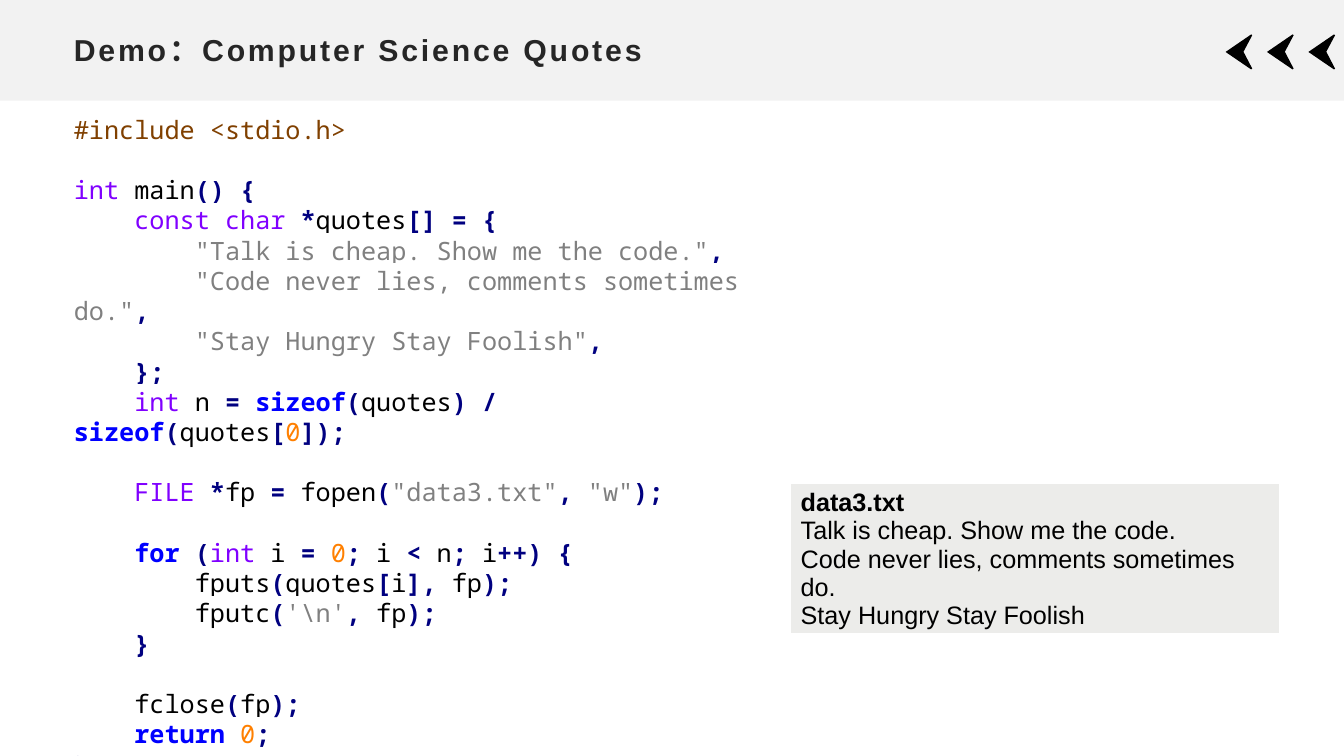
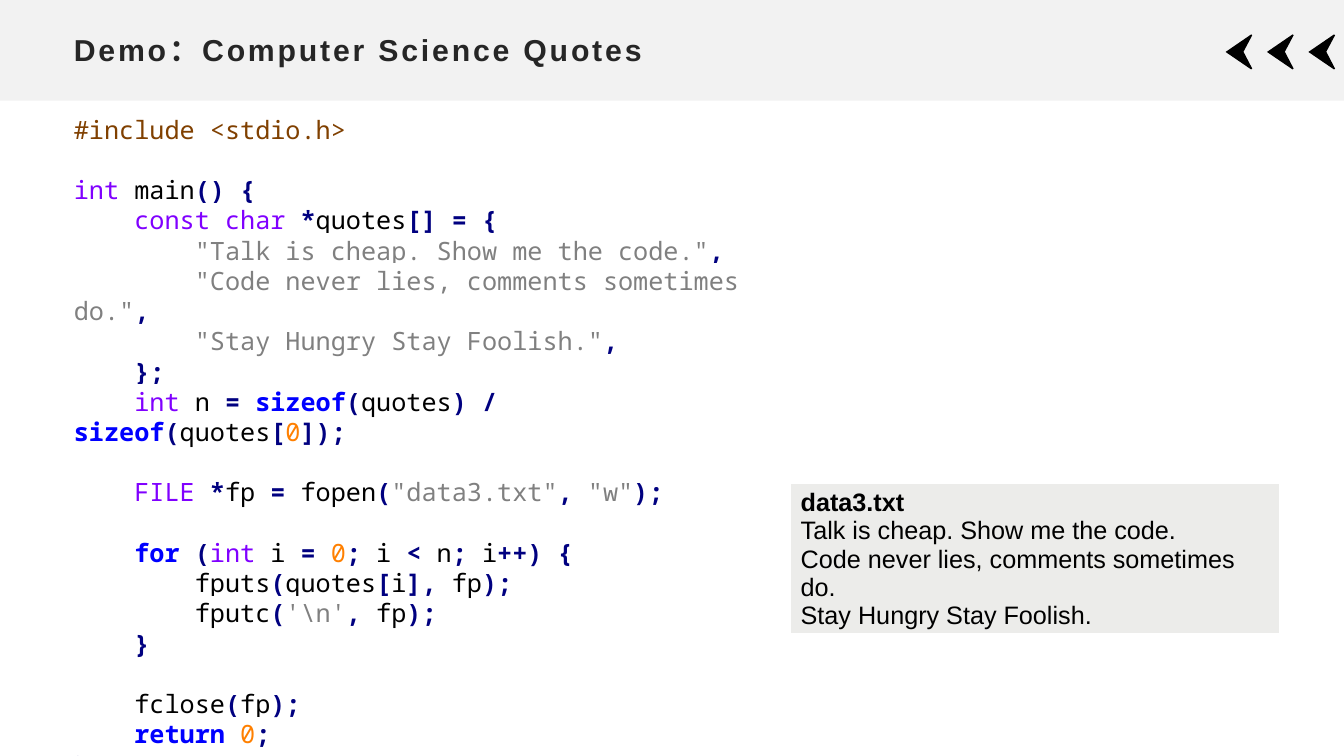
Before and after one commit to xdai02/C_Plus_Plus, a slide deck: slide 17 of slides/Chapter8.pptx. Drawn at 1344x756 pixels with LibreOffice and Linux fonts; fonts in the diff are those of the drawing. Boxes give left, top, right and bottom in pixels: in the first picture for what was removed or moved away, otherwise in the second. Text is boxed around its words. In the diff, an @@ line names an element or a change of style, - is before the commit and + after.

```diff
--- a/slides/Chapter8.pptx
+++ b/slides/Chapter8.pptx
@@ text at [195,331,618,356]: text changed @@
-"Stay Hungry Stay Foolish",
+"Stay Hungry Stay Foolish.",
@@ table at [790,484,1280,634] @@
-row 1, column 1: data3.txt / Talk is cheap. Show me the code. / Code never lies, comments sometimes do. / Stay Hungry Stay Foolish
+row 1, column 1: data3.txt / Talk is cheap. Show me the code. / Code never lies, comments sometimes do. / Stay Hungry Stay Foolish.
```
Also in this commit, not shown: 19 other files.
